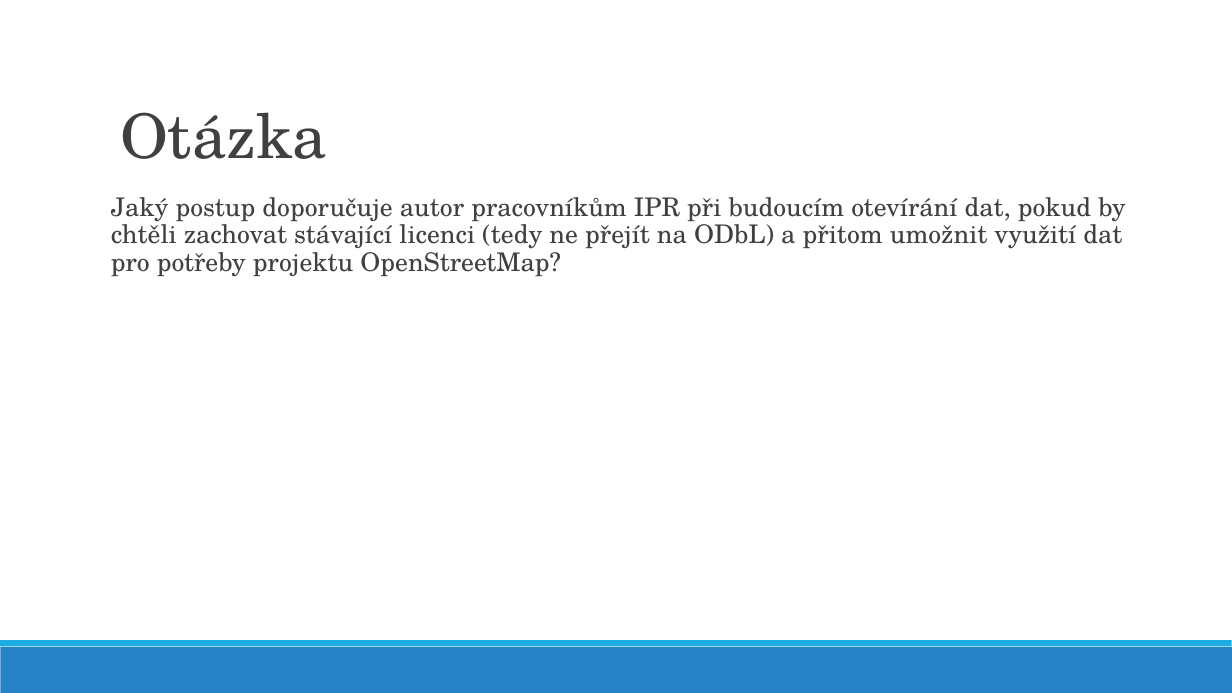
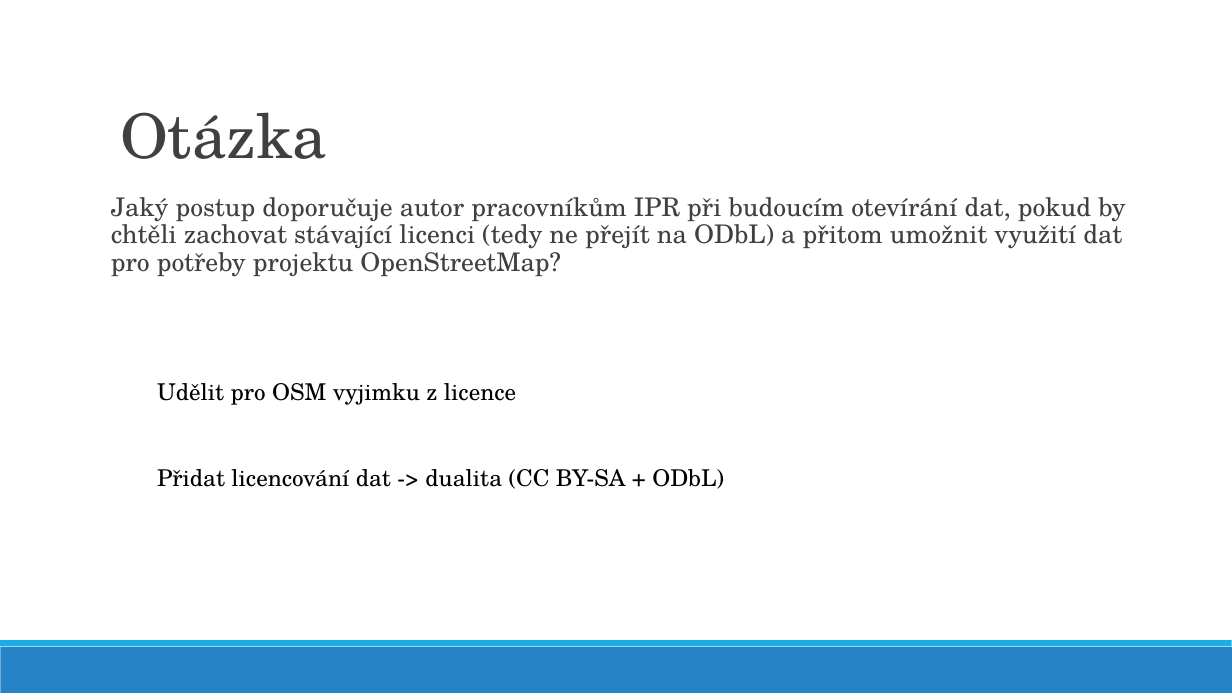
Before and after one commit to ctu-geoforall-lab-projects/bp-jakl-2016, a slide deck: slide 11 of prezentace/BP_prezentace.pptx. Drawn at 1232x693 pixels with LibreOffice and Linux fonts; fonts in the diff are those of the drawing. Boxes give left, top, right and bottom in pixels: in the first picture for what was removed or moved away, otherwise in the second. Text is boxed around its words. In the diff, an @@ line names an element or a change of style, - is before the commit and + after.

```diff
--- a/prezentace/BP_prezentace.pptx
+++ b/prezentace/BP_prezentace.pptx
@@ text at box(157, 383, 724, 489): paragraphs added @@
+  Udělit pro OSM vyjimku z licence
+  Přidat licencování dat -> dualita (CC BY-SA + ODbL)
```
Also in this commit, not shown: 5 other slides changed, 1 other file.
